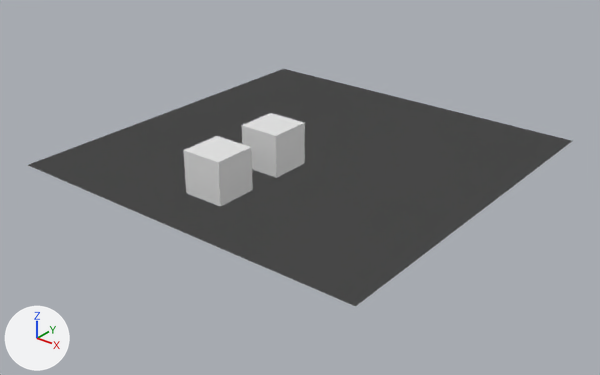
The Blender file blender/simple.blend, before and after one commit.
Before and after are seen from a 50 mm camera at (22.66, -29.01, 15.95) aimed at (0.44, -1.23, -1.27). The lights are fixed; the arrows at lower left show +X, +Y and +Z.
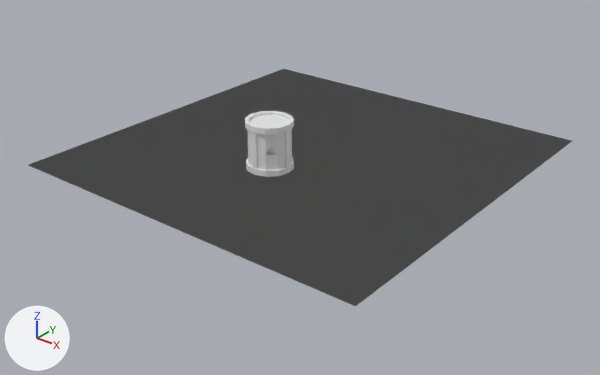
ob_barrel is not drawn itself; it is the parent of ob_empty_016.

Pixel boxes (x1, y1, x2, y2) of what changed, in the pictures (600 x 375 px):
```json
{"object": "Cube", "change": "deleted", "before": [183, 136, 253, 207]}
{"object": "Cube.001", "change": "deleted", "before": [242, 113, 305, 178]}
{"object": "exploding_shock_barrel", "change": "added", "after": [245, 111, 294, 177]}
```

The change, as JSON lines over the scene's bpy script:
```json
{"op": "add", "block": "me_cube_008", "code": ["me_cube_008 = bpy.data.meshes.new('Cube.008')", "me_cube_008.from_pydata(...)  # 224 vertices, 146 faces; spans x -1.11..1.11, y -1.11..1.11, z -1.15..1.15"]}
{"op": "add", "block": "col_exploding_shock_barrel", "code": ["col_exploding_shock_barrel = bpy.data.collections.new('exploding_shock_barrel')", "col_exploding_shock_barrel.objects.link(ob_barrel)", "col_exploding_shock_barrel.objects.link(ob_empty_016)"]}
{"op": "remove", "block": "ob_cube", "code": ["ob_cube = bpy.data.objects.new('Cube', me_cube_001)", "ob_cube.parent = ob_empty_001", "ob_cube.location = (0.0, -6.187, 1.272)"]}
{"op": "remove", "block": "ob_empty", "code": "ob_empty.parent = ob_cube"}
{"op": "remove", "block": "ob_cube_001", "code": ["ob_cube_001 = bpy.data.objects.new('Cube.001', me_cube_004)", "ob_cube_001.parent = ob_empty_001", "ob_cube_001.location = (0.0, -2.599, 1.272)"]}
{"op": "remove", "block": "ob_empty_003", "code": "ob_empty_003.parent = ob_cube_001"}
{"op": "add", "block": "ob_empty_016", "code": ["ob_empty_016 = bpy.data.objects.new('Empty.016', None)", "ob_empty_016.parent = ob_barrel", "ob_empty_016.matrix_parent_inverse = Matrix(((1.0, 0.0, 0.0, 0.0), (0.0, 1.0, 0.0, 0.0), (0.0, 0.0, 1.0, -1.145), (0.0, 0.0, 0.0, 1.0)))", "ob_empty_016.location = (0.0, 0.0, 1.142)", "ob_empty_016.scale = (1.11, 1.11, 1.14)"]}
{"op": "add", "block": "ob_barrel", "code": ["ob_barrel = bpy.data.objects.new('barrel', me_cube_008)", "ob_barrel.location = (0.0, 0.0, 0.0)"]}
{"op": "add", "block": "ob_exploding_shock_barrel", "code": ["ob_exploding_shock_barrel = bpy.data.objects.new('exploding_shock_barrel', None)", "ob_exploding_shock_barrel.parent = ob_empty_001", "ob_exploding_shock_barrel.location = (0.0, -2.87, 1.423)", "ob_exploding_shock_barrel.instance_type = 'COLLECTION'", "ob_exploding_shock_barrel.instance_collection = col_exploding_shock_barrel"]}
```
